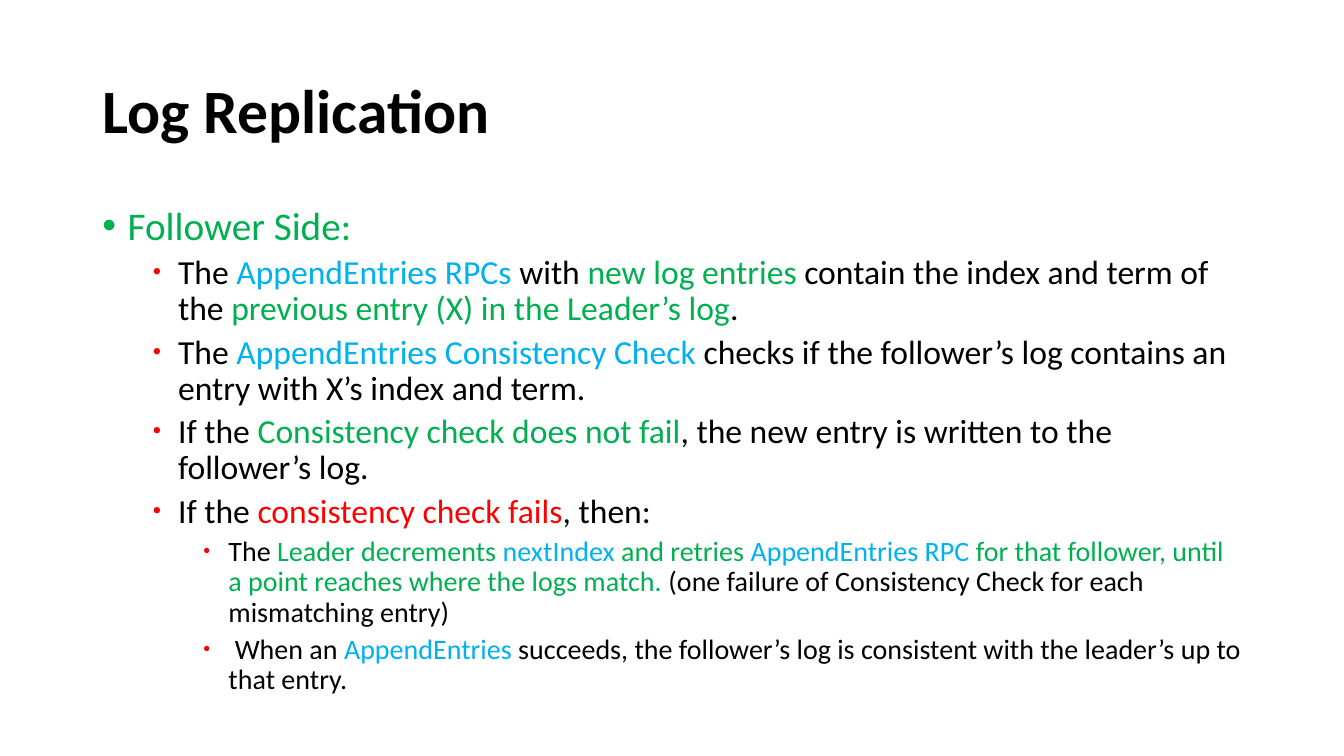
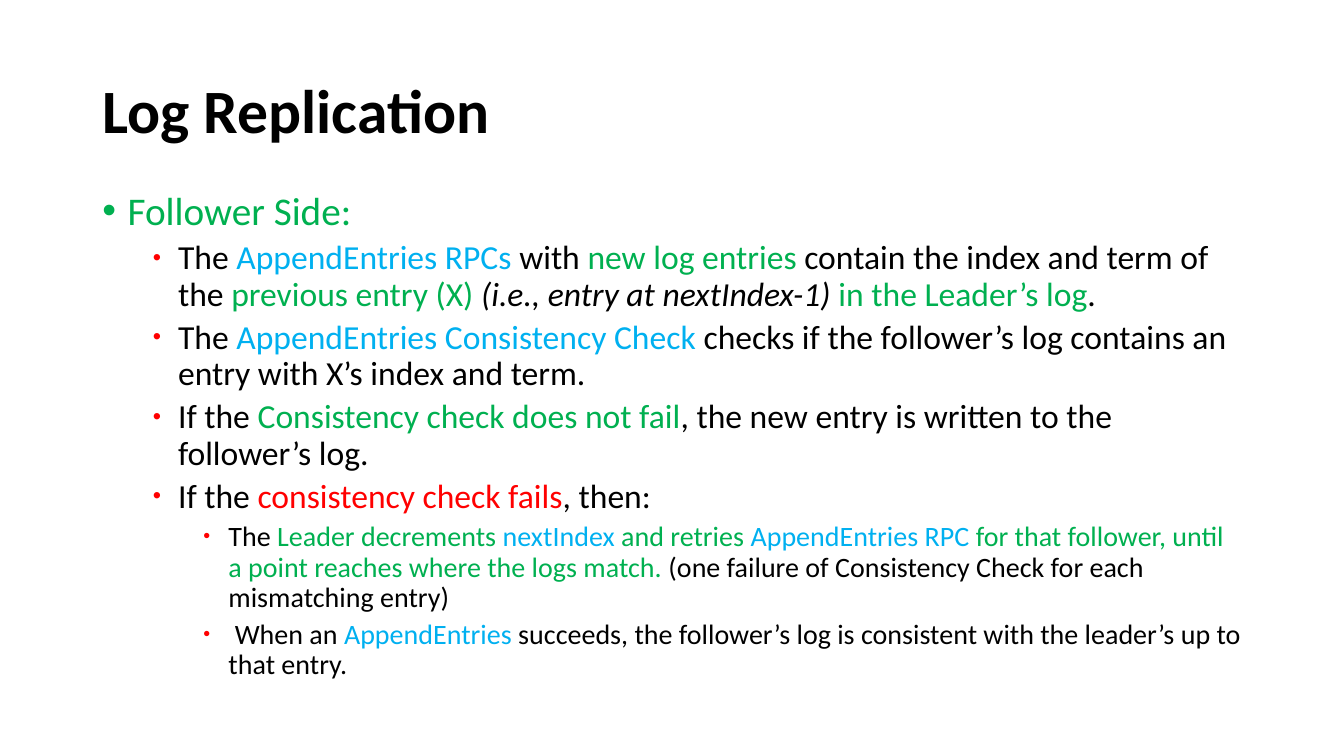
Before and after one commit to paulsaswata/public, a slide deck: slide 11 of The Raft Consensus Algorithm.pptx (slide 12 before the commit). Drawn at 1344x756 pixels with LibreOffice and Linux fonts; fonts in the diff are those of the drawing. Boxes give left, top, right and bottom in pixels: in the first picture for what was removed or moved away, otherwise in the second. Text is boxed around its words. In the diff, an @@ line names an element or a change of style, - is before the commit and + after.

```diff
--- a/The Raft Consensus Algorithm.pptx
+++ b/The Raft Consensus Algorithm.pptx
@@ text "Follower Side:" moved from (x1=128, y1=212, x2=1241, y2=694) to (x1=128, y1=197, x2=1241, y2=679) @@
@@ text at (x1=178, y1=245, x2=1208, y2=312): text changed; text colour #00B050 to #000000 @@
-  • The AppendEntries RPCs with new log entries contain the index and term of the previous entry (X) in the Leader’s log.
+  • The AppendEntries RPCs with new log entries contain the index and term of the previous entry (X) (i.e., entry at nextIndex-1) in the Leader’s log.
```
Also in this commit, not shown: 4 other slides changed, 4 slides added, 1 slide removed.
